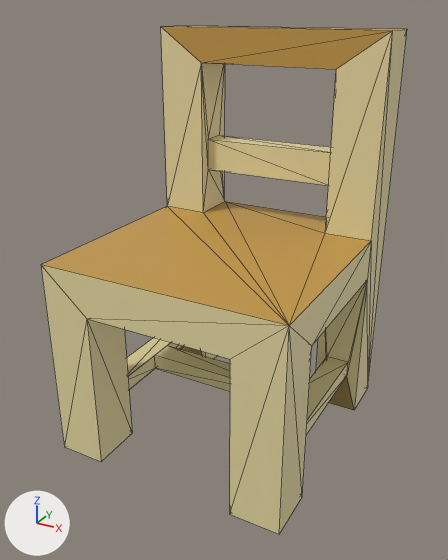
The glTF model s2/models/props_field/chair.glb, before and after one commit.
Both versions are drawn from a camera (50 mm lens) standing at (0.586, -1.08, 0.89) and looking at (0.007, -0.027, 0.363). Lighting does not change. The marker at lower left points along +X, +Y and +Z. The picture after the commit comes second. Mesh edges are drawn as thin lines. Vertices at exactly the same position are counted once.

Before the edit, the objects in view are built like this:
```python
me_chair = bpy.data.meshes.new('chair')
me_chair.from_pydata(...)  # 77 vertices, 162 faces; spans x -0.26..0.26, y -0.275..0.275, z 0.0..0.85
me_chair.materials.append(mat_defaultmaterial)
ob_chair = bpy.data.objects.new('chair', me_chair)
ob_chair.location = (0.0, 0.0, 0.0)
```
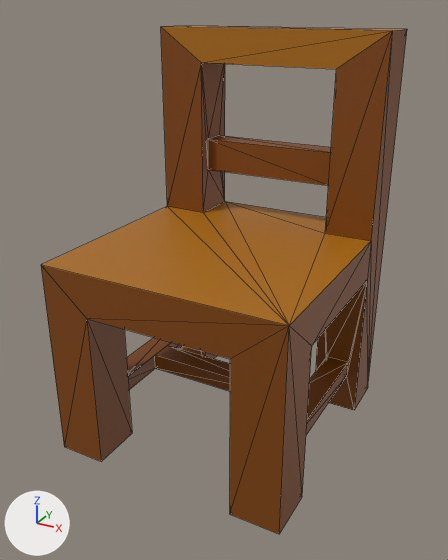
Patch to the scene script:
```diff
--- a/s2/models/props_field/chair.glb.py
+++ b/s2/models/props_field/chair.glb.py
@@ me_chair @@
 me_chair.from_pydata(...)  # 77 vertices, 162 faces; spans x -0.26..0.26, y -0.275..0.275, z 0.0..0.85
 # used by ob_chair; location = (0.0, 0.0, 0.0)
+# me_chair part 1: 132 faces centred in x -0.26..0.26, y -0.275..0.275, z 0.09..0.72 are repainted in the vertex colours; the middle colour goes from beige #eadca5 to brown #814500
+# me_chair part 2: 16 faces centred in x -0.225..0.225, y -0.238..0.238, z 0.0..0.06 are repainted in the vertex colours; the middle colour goes from brown #9e824e to brown #814500
+# me_chair part 3: 14 faces centred in x -0.087..0.225, y -0.128..0.275, z 0.434..0.85 are repainted in the vertex colours; the middle colour goes from orange #c49a49 to brown #ab6c02
 me_chair.materials.append(mat_defaultmaterial)
```

Where the change shows, as pixel boxes [x1, y1, x2, y2] in the pictures (448 x 560 px):
part 1 of me_chair, recoloured (beige to brown): [41, 28, 407, 534] in both
part 2 of me_chair, recoloured: [180, 346, 354, 410] in both
part 3 of me_chair, recoloured (orange to brown): [42, 26, 404, 326] in both
